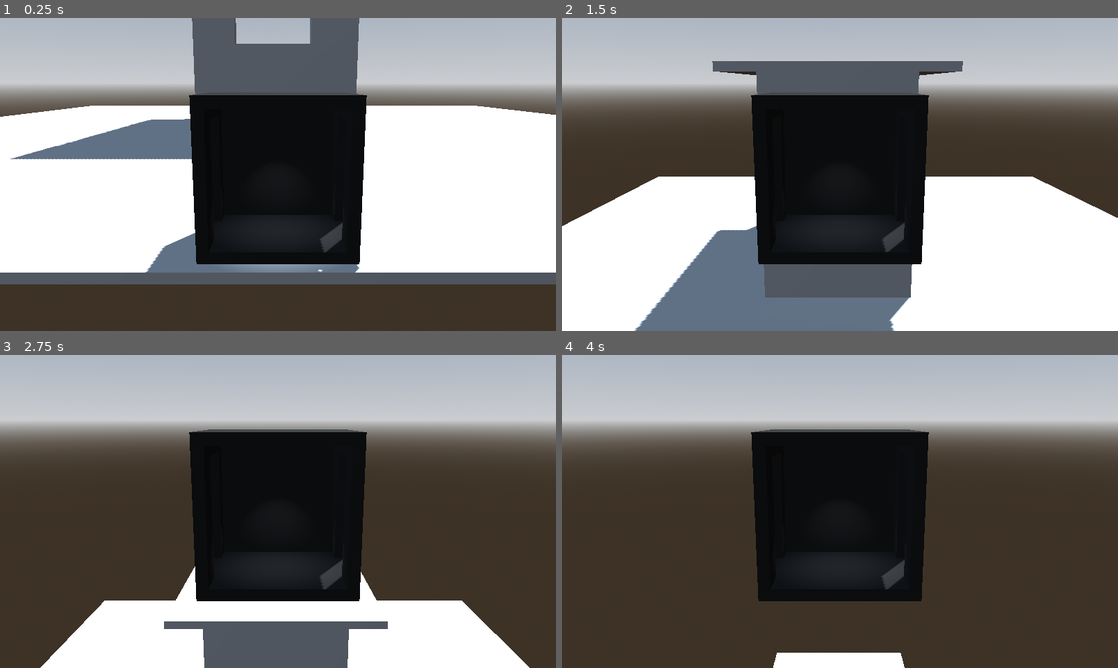
Above: before the commit, frames 1-4 (two rows, left to right).
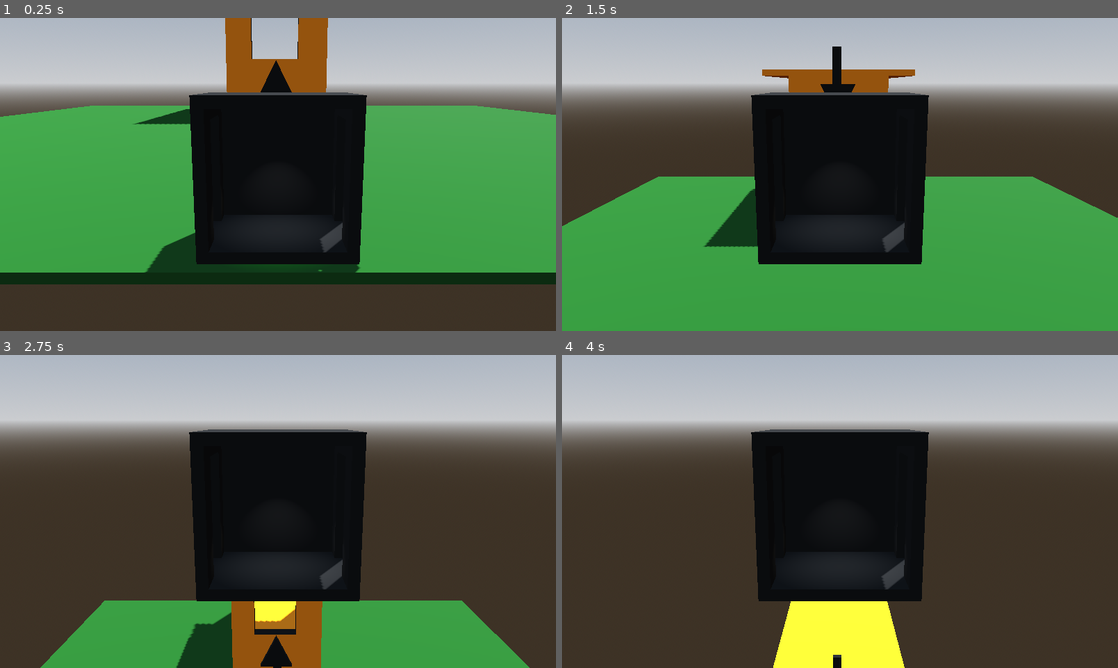
Above: after the commit, the same moments.

Repository: GriffinBaxter/Prof-Oddheart-or-How-I-Learned-to-Stop-Worrying-and-Love-the-Elevator
Game: Godot game, scene res://main_menu.tscn
Two runs of this game, one before a commit and one after it. Both use one fixed random seed, a clock stepped at 60 frames per second and the inputs below. This scene is started directly instead of the project's main scene. The engine's default icon, where the game draws it, is replaced by a stand-in: a white triangle on a blue panel in a dark square.
Inputs:
- Up to frame 1 (0.25 s): no input
- Up to frame 2 (1.5 s): tap Enter at 0.5 s; hold W (up) from 0.53 s (still down)
- Up to frame 3 (2.75 s): keep holding W (up)
- Up to frame 4 (4 s): keep holding W (up)

The runs differ from the first frame. In frame 1, 47% of the frame differs, in the area x 0-100%, y 0-86%; in frame 2, 42%; in frame 3, 17%; in frame 4, 4.4%.

Commit message:
Main menu done

Diff:
--- /dev/null
+++ b/Materials/orange.tres
@@ -0,0 +1,4 @@
+[gd_resource type="StandardMaterial3D" format=3 uid="uid://d06w6it2jkxm8"]
+
+[resource]
+albedo_color = Color(1, 0.54902, 0, 1)
--- /dev/null
+++ b/arrow.tscn
@@ -0,0 +1,17 @@
+[gd_scene load_steps=3 format=3 uid="uid://ce0k16aalf6ma"]
+
+[ext_resource type="Material" uid="uid://cwo6egjcelvi0" path="res://Materials/black.tres" id="1_l5ahi"]
+
+[sub_resource type="PrismMesh" id="PrismMesh_kks1g"]
+
+[node name="Arrow" type="Node3D"]
+
+[node name="CSGBox3D" type="CSGBox3D" parent="."]
+transform = Transform3D(1, 0, 0, 0, 1, 0, 0, 0, 1, 0.0282233, 0, 0.00895318)
+size = Vector3(0.256348, 1, 0.167969)
+material = ExtResource("1_l5ahi")
+
+[node name="CSGMesh3D" type="CSGMesh3D" parent="."]
+transform = Transform3D(1, 0, 0, 0, 1, 0, 0, 0, 0.244854, 0, 1, 0)
+mesh = SubResource("PrismMesh_kks1g")
+material = ExtResource("1_l5ahi")
--- a/main_menu.tscn
+++ b/main_menu.tscn
@@ -1,8 +1,9 @@
-[gd_scene load_steps=8 format=3 uid="uid://cwwnxa4whe1xi"]
+[gd_scene load_steps=10 format=3 uid="uid://cwwnxa4whe1xi"]
 
 [ext_resource type="PackedScene" uid="uid://qjq33xvfin8d" path="res://Scenes/Entities/elevator.tscn" id="1_06t4h"]
 [ext_resource type="Script" uid="uid://cq2ppq7u8s5wm" path="res://main_menu.gd" id="1_fu7sn"]
 [ext_resource type="PackedScene" uid="uid://lw1umd5j3fm0" path="res://main_menu_building.tscn" id="2_7vrkn"]
+[ext_resource type="PackedScene" uid="uid://ce0k16aalf6ma" path="res://arrow.tscn" id="4_jix8l"]
 
 [sub_resource type="ProceduralSkyMaterial" id="ProceduralSkyMaterial_06t4h"]
 sky_horizon_color = Color(0.662243, 0.671743, 0.686743, 1)
@@ -15,6 +16,9 @@
 background_mode = 2
 sky = SubResource("Sky_7vrkn")
 tonemap_mode = 2
+
+[sub_resource type="StandardMaterial3D" id="StandardMaterial3D_jix8l"]
+albedo_color = Color(0.0588235, 0.301961, 0.0588235, 1)
 
 [sub_resource type="BoxShape3D" id="BoxShape3D_7vrkn"]
 size = Vector3(3.90424, 4.19528, 0.590332)
@@ -33,16 +37,33 @@
 transform = Transform3D(1, 0, 0, 0, 1, 0, 0, 0, 1, 4.12205, -5.43492, 16.0271)
 
 [node name="MainMenuBuilding" parent="." instance=ExtResource("2_7vrkn")]
+transform = Transform3D(1, 0, 0, 0, 1, 0, 0, 0, 1, 0, 0, -14.4158)
 
-[node name="CSGBox3D" type="CSGBox3D" parent="."]
+[node name="Ground" type="CSGBox3D" parent="."]
 transform = Transform3D(1, 0, 0, 0, 1, 0, 0, 0, 1, 4.84861, -6.91517, -7.7004)
 use_collision = true
 size = Vector3(50, 0.2, 50)
+material = SubResource("StandardMaterial3D_jix8l")
 
 [node name="GoToPlay" type="Area3D" parent="."]
+transform = Transform3D(1, 0, 0, 0, 1, 0, 0, 0, 1, 0, 0, -14.3474)
 
 [node name="CollisionShape3D" type="CollisionShape3D" parent="GoToPlay"]
 transform = Transform3D(1, 0, 0, 0, 1, 0, 0, 0, 1, 3.8521, 0.245804, -0.165904)
 shape = SubResource("BoxShape3D_7vrkn")
 
+[node name="Arrows" type="Node3D" parent="."]
+
+[node name="Arrow" parent="Arrows" instance=ExtResource("4_jix8l")]
+transform = Transform3D(-0.702016, 0.712161, 0, -0.712161, -0.702016, 0, 0, 0, 1, 0.802302, 3.47536, -13.7814)
+
+[node name="Arrow2" parent="Arrows" instance=ExtResource("4_jix8l")]
+transform = Transform3D(-0.798236, -0.602345, 0, 0.602345, -0.798236, 0, 0, 0, 1, 6.7618, 3.57661, -13.7552)
+
+[node name="Arrow3" parent="Arrows" instance=ExtResource("4_jix8l")]
+transform = Transform3D(-3, 2.62268e-07, 0, -2.62268e-07, -3, 0, 0, 0, 3, 3.95457, 6.83348, -13.7639)
+
+[node name="Arrow4" parent="Arrows" instance=ExtResource("4_jix8l")]
+transform = Transform3D(3, -5.24537e-07, 0, 5.24537e-07, 3, 0, 0, 0, 3, 3.95457, -6.55056, -13.7639)
+
 [connection signal="body_entered" from="GoToPlay" to="." method="_on_go_to_play_body_entered"]
--- a/main_menu_building.tscn
+++ b/main_menu_building.tscn
@@ -1,4 +1,7 @@
-[gd_scene format=3 uid="uid://lw1umd5j3fm0"]
+[gd_scene load_steps=3 format=3 uid="uid://lw1umd5j3fm0"]
+
+[ext_resource type="Material" uid="uid://d06w6it2jkxm8" path="res://Materials/orange.tres" id="1_ejawy"]
+[ext_resource type="Material" uid="uid://cwo6egjcelvi0" path="res://Materials/black.tres" id="2_wioi7"]
 
 [node name="MainMenuBuilding" type="Node3D"]
 
@@ -8,27 +11,33 @@
 transform = Transform3D(1, 0, 0, 0, 1, 0, 0, 0, 1, 0, 0, -8.5)
 use_collision = true
 size = Vector3(0.5, 13, 18)
+material = ExtResource("1_ejawy")
 
 [node name="CSGBox3D2" type="CSGBox3D" parent="Walls"]
 transform = Transform3D(1, 0, 0, 0, 1, 0, 0, 0, 1, 8, 0, -8.50146)
 use_collision = true
 size = Vector3(0.5, 13, 18.0029)
+material = ExtResource("1_ejawy")
 
 [node name="CSGBox3D3" type="CSGBox3D" parent="Walls"]
 transform = Transform3D(-4.37114e-08, 1, 0, -1, -4.37114e-08, 0, 0, 0, 1, 4, 6.2523, -8.5)
 use_collision = true
 size = Vector3(0.5, 13, 18)
+material = ExtResource("1_ejawy")
 
 [node name="CSGBox3D4" type="CSGBox3D" parent="Walls"]
 transform = Transform3D(-4.37114e-08, 1, 0, -1, -4.37114e-08, 0, 0, 0, 1, 3.99759, -6.7477, -8.49738)
 use_collision = true
 size = Vector3(0.5, 8.48883, 17.9948)
+material = ExtResource("1_ejawy")
 
 [node name="CSGBox3D" type="CSGBox3D" parent="."]
 transform = Transform3D(1, 0, 0, 0, 1, 0, 0, 0, 1, 4.01208, -0.252823, 0)
 size = Vector3(7.93414, 12.6739, 1)
+material = ExtResource("1_ejawy")
 
 [node name="CSGBox3D2" type="CSGBox3D" parent="CSGBox3D"]
 transform = Transform3D(1, 0, 0, 0, 1, 0, 0, 0, 1, -0.158288, 0.460251, -0.00467807)
 operation = 2
 size = Vector3(3.93701, 4.35834, 1.21878)
+material = ExtResource("2_wioi7")
